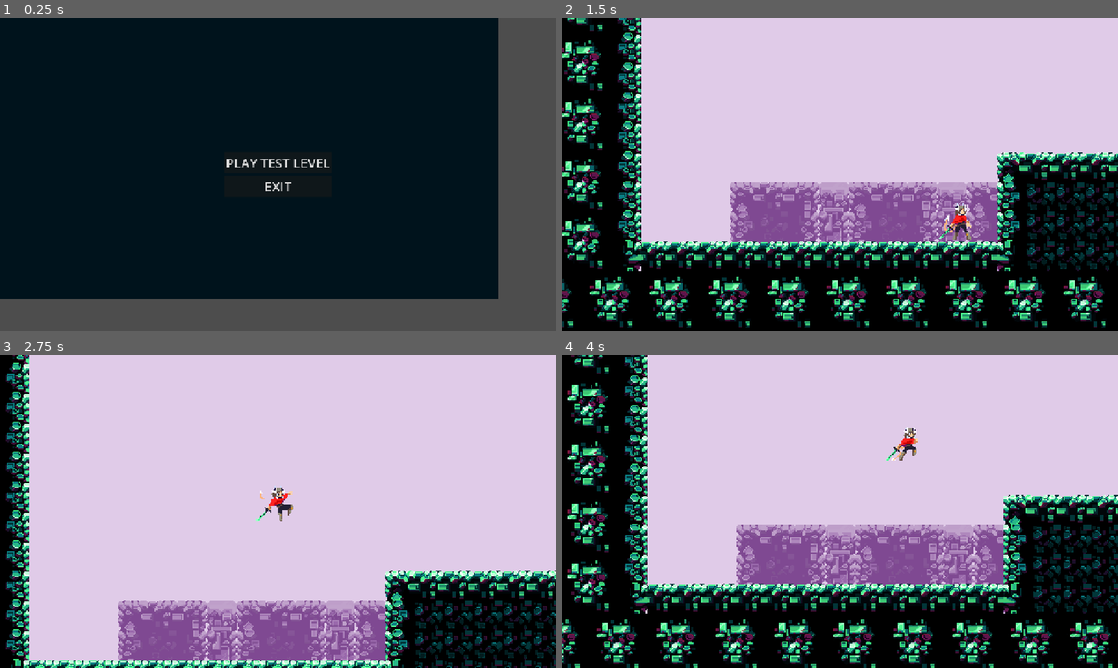
Above: before the commit, frames 1-4 (two rows, left to right).
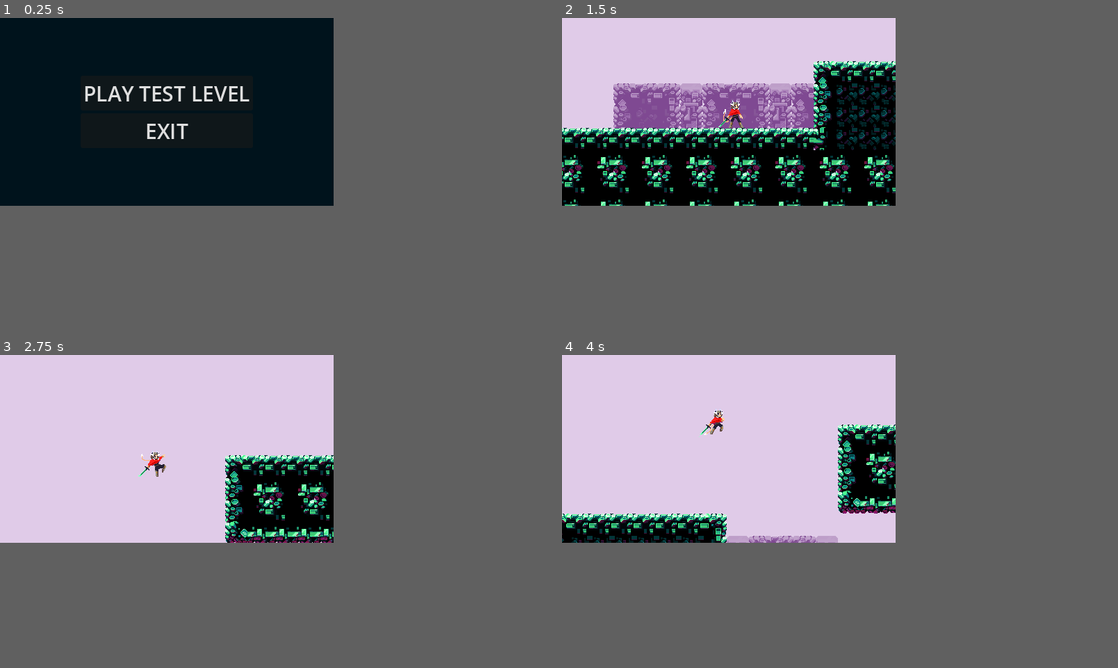
Above: after the commit, the same moments.

Repository: LokiTheGoat-stack/PJCT_REN
Game: Godot game, scene res://Files/Scenes/Teste Scene/test_main_menu.tscn
The game is run twice, just before and just after one commit, with the same random seed, the same clock (stepped at 60 frames per second) and the same inputs.
Inputs:
- Up to frame 1 (0.25 s): no input
- Up to frame 2 (1.5 s): click "PLAY TEST LEVEL" at 0.5 s; tap Enter at 1.25 s; hold D (RIGHT) from 1.28 s (still down); tap Shift (DASH) at 1.35 s
- Up to frame 3 (2.75 s): keep holding D (RIGHT); tap Space (JUMP) at 1.52, 2.27 s; tap Shift (DASH) at 2.1 s
- Up to frame 4 (4 s): release D (RIGHT) at 2.78 s; hold A (LEFT) 2.78-3.53 s; tap Shift (DASH) at 2.85, 3.6 s; hold D (RIGHT) from 3.53 s (still down); tap Space (JUMP) at 3.77 s
In our replay, the window is 800x450 before the commit and 480x270 after it. These sizes can differ from the game's own. Grey fills any space a smaller window leaves; there, only what the larger window draws over its background counts as a difference.

The runs differ from the first frame. In frame 1, 21% of the frame differs, in the area x 0-100%, y 0-100%; in frame 2, 69%; in frame 3, 31%; in frame 4, 57%.

Commit message:
Camera and resolution update

Diff:
--- a/pjct-ren/Files/Globals/Player Globals/player_movement_stats.gd
+++ b/pjct-ren/Files/Globals/Player Globals/player_movement_stats.gd
@@ -1,21 +1,21 @@
 extends Node
 
-@export var running_speed: float = 500
-@export var running_acceleration: float = 5000.0
+@export var running_speed: float = 250
+@export var running_acceleration: float = 1000.0
 @export var running_decceleration: float = 15000.0
 @export var crouched_speed: float = 300
-@export var jump_speed: float = -600
+@export var jump_speed: float = -500
 @export var drop_jump_speed: float = -1500
 @export var in_air_speed: float = 300
 @export var in_air_acceleration: float = 5000.0
-@export var jump_small_speed: float =-700.0
+@export var jump_small_speed: float =-250.0
 @export var jumping_decceleration: float = 5000.0
 @export var wall_jump_speed: float = 500.0
 @export var wall_slide_speed: float = 50
 @export var can_climbing: bool = true
 @export var climbing_speed: float = 750.0
 @export var automove_ledge_climb: Vector2 = Vector2(1250, -325)
-@export var dash_speed: float = 1500.0
+@export var dash_speed: float = 1000.0
 @export var dash_time: float = 0.1
 @export var dash_cooldown: float = 0.5
 
--- a/pjct-ren/Files/Player/player.tscn
+++ b/pjct-ren/Files/Player/player.tscn
@@ -127,6 +127,22 @@
 "values": [Rect2(0, 384, 160, 96), Rect2(160, 384, 160, 96), Rect2(320, 384, 160, 96)]
 }
 
+[sub_resource type="Animation" id="Animation_apb16"]
+resource_name = "Fall_Out"
+length = 0.2
+tracks/0/type = "value"
+tracks/0/imported = false
+tracks/0/enabled = true
+tracks/0/path = NodePath("Ren_Sprites:texture:region")
+tracks/0/interp = 1
+tracks/0/loop_wrap = true
+tracks/0/keys = {
+"times": PackedFloat32Array(0, 0.1),
+"transitions": PackedFloat32Array(1, 1),
+"update": 1,
+"values": [Rect2(0, 480, 160, 96), Rect2(160, 480, 160, 96)]
+}
+
 [sub_resource type="Animation" id="Animation_hklmv"]
 resource_name = "Idle"
 loop_mode = 1
@@ -150,26 +166,30 @@
 tracks/0/type = "value"
 tracks/0/imported = false
 tracks/0/enabled = true
-tracks/0/path = NodePath("TestPlayerSprite:frame")
-tracks/0/interp = 1
-tracks/0/loop_wrap = true
-tracks/0/keys = {
-"times": PackedFloat32Array(0, 0.10000001, 0.20000002),
-"transitions": PackedFloat32Array(1, 1, 1),
-"update": 1,
-"values": [25, 26, 27]
-}
-tracks/1/type = "value"
-tracks/1/imported = false
-tracks/1/enabled = true
-tracks/1/path = NodePath("Ren_Sprites:texture:region")
-tracks/1/interp = 1
-tracks/1/loop_wrap = true
-tracks/1/keys = {
+tracks/0/path = NodePath("Ren_Sprites:texture:region")
+tracks/0/interp = 1
+tracks/0/loop_wrap = true
+tracks/0/keys = {
 "times": PackedFloat32Array(0, 0.1, 0.2),
 "transitions": PackedFloat32Array(1, 1, 1),
 "update": 1,
 "values": [Rect2(0, 288, 160, 96), Rect2(160, 288, 160, 96), Rect2(320, 288, 160, 96)]
+}
+
+[sub_resource type="Animation" id="Animation_mx6kc"]
+resource_name = "Jump_In"
+length = 0.2
+tracks/0/type = "value"
+tracks/0/imported = false
+tracks/0/enabled = true
+tracks/0/path = NodePath("Ren_Sprites:texture:region")
+tracks/0/interp = 1
+tracks/0/loop_wrap = true
+tracks/0/keys = {
+"times": PackedFloat32Array(0, 0.1),
+"transitions": PackedFloat32Array(1, 1),
+"update": 1,
+"values": [Rect2(160, 192, 160, 96), Rect2(320, 192, 160, 96)]
 }
 
 [sub_resource type="Animation" id="Animation_br5jn"]
@@ -202,18 +222,6 @@
 "update": 0,
 "values": [Rect2(0, 0, 160, 96)]
 }
-tracks/1/type = "value"
-tracks/1/imported = false
-tracks/1/enabled = true
-tracks/1/path = NodePath("TestPlayerSprite:frame")
-tracks/1/interp = 1
-tracks/1/loop_wrap = true
-tracks/1/keys = {
-"times": PackedFloat32Array(0),
-"transitions": PackedFloat32Array(1),
-"update": 1,
-"values": [14]
-}
 
 [sub_resource type="Animation" id="Animation_fst78"]
 resource_name = "Walk"
@@ -222,22 +230,10 @@
 tracks/0/type = "value"
 tracks/0/imported = false
 tracks/0/enabled = true
-tracks/0/path = NodePath("TestPlayerSprite:frame")
-tracks/0/interp = 1
-tracks/0/loop_wrap = true
-tracks/0/keys = {
-"times": PackedFloat32Array(0, 0.099999994, 0.2, 0.3, 0.4, 0.5),
-"transitions": PackedFloat32Array(1, 1, 1, 1, 1, 1),
-"update": 1,
-"values": [11, 12, 13, 14, 15, 16]
-}
-tracks/1/type = "value"
-tracks/1/imported = false
-tracks/1/enabled = true
-tracks/1/path = NodePath("Ren_Sprites:texture:region")
-tracks/1/interp = 1
-tracks/1/loop_wrap = true
-tracks/1/keys = {
+tracks/0/path = NodePath("Ren_Sprites:texture:region")
+tracks/0/interp = 1
+tracks/0/loop_wrap = true
+tracks/0/keys = {
 "times": PackedFloat32Array(0, 0.1, 0.2, 0.3, 0.4, 0.5),
 "transitions": PackedFloat32Array(1, 1, 1, 1, 1, 1),
 "update": 1,
@@ -269,8 +265,10 @@
 &"Block": SubResource("Animation_gnyrj"),
 &"Dash": SubResource("Animation_b5kvf"),
 &"Fall": SubResource("Animation_b00hk"),
+&"Fall_Out": SubResource("Animation_apb16"),
 &"Idle": SubResource("Animation_hklmv"),
 &"Jump": SubResource("Animation_rkjca"),
+&"Jump_In": SubResource("Animation_mx6kc"),
 &"Parry": SubResource("Animation_br5jn"),
 &"RESET": SubResource("Animation_wagb4"),
 &"Walk": SubResource("Animation_fst78"),
@@ -278,7 +276,7 @@
 }
 
 [sub_resource type="CapsuleShape2D" id="CapsuleShape2D_hylex"]
-radius = 5.0
+radius = 7.0
 height = 32.0
 
 [node name="Player" type="CharacterBody2D" unique_id=889305067]
@@ -289,76 +287,76 @@
 region_enabled = true
 region_rect = Rect2(0, 0, 160, 96)
 
-[node name="TestPlayerSprite" type="Sprite2D" parent="." unique_id=539289879]
-visible = false
-texture = ExtResource("2_oque3")
-hframes = 11
-vframes = 10
-frame = 14
-
-[node name="AnimationPlayer" type="AnimationPlayer" parent="." unique_id=1777526977]
-libraries/ = SubResource("AnimationLibrary_rkjca")
-
-[node name="CollisionShape2D" type="CollisionShape2D" parent="." unique_id=826343510]
-visible = false
-position = Vector2(0, 8)
-shape = SubResource("CapsuleShape2D_hylex")
-
-[node name="StateMachine" type="Node" parent="." unique_id=1417261840 node_paths=PackedStringArray("default_state")]
-script = ExtResource("2_yic5t")
-default_state = NodePath("PlayerStateIdle")
-
-[node name="PlayerStateIdle" type="Node" parent="StateMachine" unique_id=580396749]
-script = ExtResource("3_uuj77")
-
-[node name="PlayerStateWalk" type="Node" parent="StateMachine" unique_id=1767729316]
-script = ExtResource("4_g0r71")
-
-[node name="PlayerStateJump" type="Node" parent="StateMachine" unique_id=2108439155]
-script = ExtResource("5_2x3rd")
-
-[node name="PlayerStateFall" type="Node" parent="StateMachine" unique_id=520102771]
-script = ExtResource("6_usf6g")
-
-[node name="PlayerStateDash" type="Node" parent="StateMachine" unique_id=884836020]
-script = ExtResource("8_hklmv")
-
-[node name="PlayerStateWall_Slide" type="Node" parent="StateMachine" unique_id=871843932]
-script = ExtResource("10_b00hk")
-
-[node name="PlayerStateWall_Jump" type="Node" parent="StateMachine" unique_id=615889732]
-script = ExtResource("11_hklmv")
-
-[node name="PlayerRayCast" type="Node2D" parent="." unique_id=1611989686]
-visible = false
-
-[node name="Wall_RayCast_Right" type="RayCast2D" parent="PlayerRayCast" unique_id=1810497926]
-position = Vector2(0, 7)
-target_position = Vector2(14, 0)
-collision_mask = 16
-
-[node name="Wall_RayCast_Left" type="RayCast2D" parent="PlayerRayCast" unique_id=1898026732]
-position = Vector2(0, 7)
-target_position = Vector2(-15, 0)
-collision_mask = 16
-
-[node name="Top_RayCast" type="RayCast2D" parent="PlayerRayCast" unique_id=1247020294]
-position = Vector2(0, -3)
-target_position = Vector2(0, -18)
-collision_mask = 16
-
-[node name="Botton_RayCast" type="RayCast2D" parent="PlayerRayCast" unique_id=1827843079]
-position = Vector2(0, 17)
-target_position = Vector2(0, 12)
-collision_mask = 16
-
-[node name="Camera2D" type="Camera2D" parent="." unique_id=2063165322]
-zoom = Vector2(2.13, 2.13)
+[node name="Camera2D" type="Camera2D" parent="Ren_Sprites" unique_id=2063165322]
+position = Vector2(46, 0)
 position_smoothing_enabled = true
-drag_vertical_enabled = true
+position_smoothing_speed = 10.0
 drag_left_margin = 0.25
 drag_top_margin = 0.25
 drag_right_margin = 0.25
 drag_bottom_margin = 0.27
 editor_draw_limits = true
 editor_draw_drag_margin = true
+
+[node name="TestPlayerSprite" type="Sprite2D" parent="." unique_id=539289879]
+visible = false
+texture = ExtResource("2_oque3")
+hframes = 11
+vframes = 10
+frame = 27
+
+[node name="AnimationPlayer" type="AnimationPlayer" parent="." unique_id=1777526977]
+libraries/ = SubResource("AnimationLibrary_rkjca")
+
+[node name="CollisionShape2D" type="CollisionShape2D" parent="." unique_id=826343510]
+position = Vector2(2, 5)
+scale = Vector2(1, 1.1199994)
+shape = SubResource("CapsuleShape2D_hylex")
+
+[node name="StateMachine" type="Node" parent="." unique_id=1417261840 node_paths=PackedStringArray("default_state")]
+script = ExtResource("2_yic5t")
+default_state = NodePath("PlayerStateIdle")
+
+[node name="PlayerStateIdle" type="Node" parent="StateMachine" unique_id=580396749]
+script = ExtResource("3_uuj77")
+
+[node name="PlayerStateWalk" type="Node" parent="StateMachine" unique_id=1767729316]
+script = ExtResource("4_g0r71")
+
+[node name="PlayerStateJump" type="Node" parent="StateMachine" unique_id=2108439155]
+script = ExtResource("5_2x3rd")
+
+[node name="PlayerStateFall" type="Node" parent="StateMachine" unique_id=520102771]
+script = ExtResource("6_usf6g")
+
+[node name="PlayerStateDash" type="Node" parent="StateMachine" unique_id=884836020]
+script = ExtResource("8_hklmv")
+
+[node name="PlayerStateWall_Slide" type="Node" parent="StateMachine" unique_id=871843932]
+script = ExtResource("10_b00hk")
+
+[node name="PlayerStateWall_Jump" type="Node" parent="StateMachine" unique_id=615889732]
+script = ExtResource("11_hklmv")
+
+[node name="PlayerRayCast" type="Node2D" parent="." unique_id=1611989686]
+visible = false
+
+[node name="Wall_RayCast_Right" type="RayCast2D" parent="PlayerRayCast" unique_id=1810497926]
+position = Vector2(0, 7)
+target_position = Vector2(14, 0)
+collision_mask = 16
+
+[node name="Wall_RayCast_Left" type="RayCast2D" parent="PlayerRayCast" unique_id=1898026732]
+position = Vector2(0, 7)
+target_position = Vector2(-15, 0)
+collision_mask = 16
+
+[node name="Top_RayCast" type="RayCast2D" parent="PlayerRayCast" unique_id=1247020294]
+position = Vector2(0, -3)
+target_position = Vector2(0, -18)
+collision_mask = 16
+
+[node name="Botton_RayCast" type="RayCast2D" parent="PlayerRayCast" unique_id=1827843079]
+position = Vector2(0, 17)
+target_position = Vector2(0, 12)
+collision_mask = 16
--- a/pjct-ren/project.godot
+++ b/pjct-ren/project.godot
@@ -23,9 +23,8 @@
 
 [display]
 
-window/size/viewport_width=1280
-window/size/viewport_height=720
-window/size/mode=3
+window/size/viewport_width=480
+window/size/viewport_height=270
 window/stretch/mode="canvas_items"
 
 [input]
@@ -69,6 +68,7 @@
 [physics]
 
 3d/physics_engine="Jolt Physics"
+2d/default_gravity=200.0
 
 [rendering]
 
Not shown, changed: [ WIP Assets ]/Ren_Sprite_Layered.aseprite
